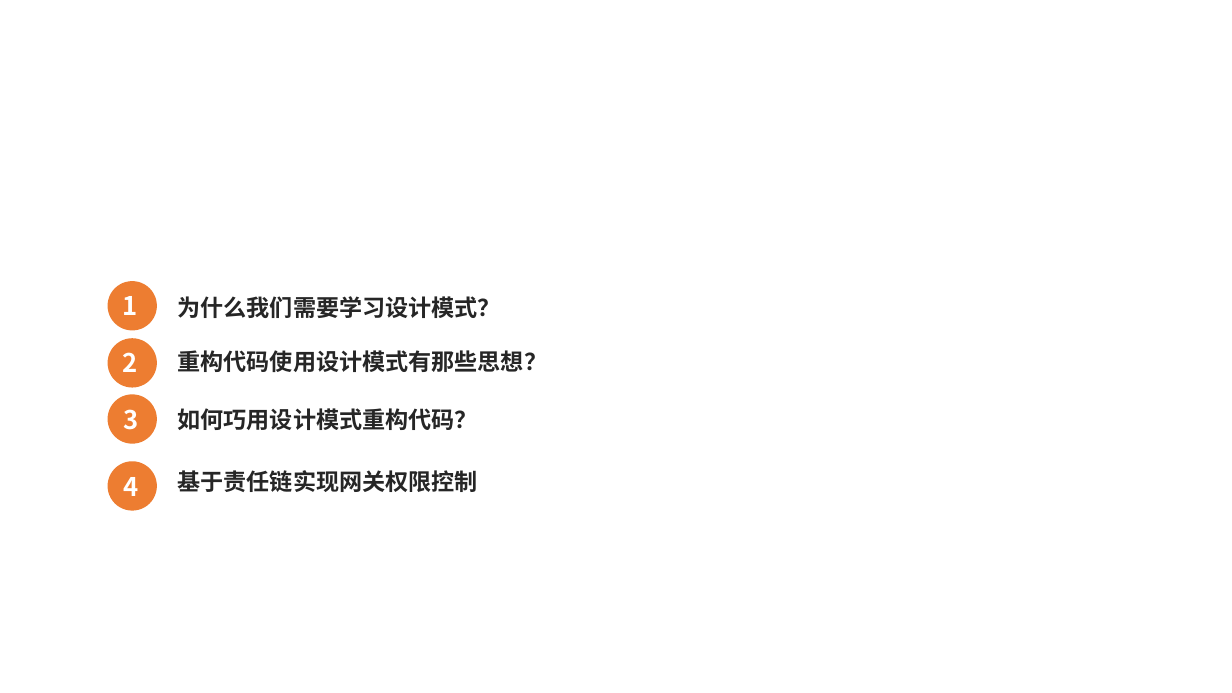
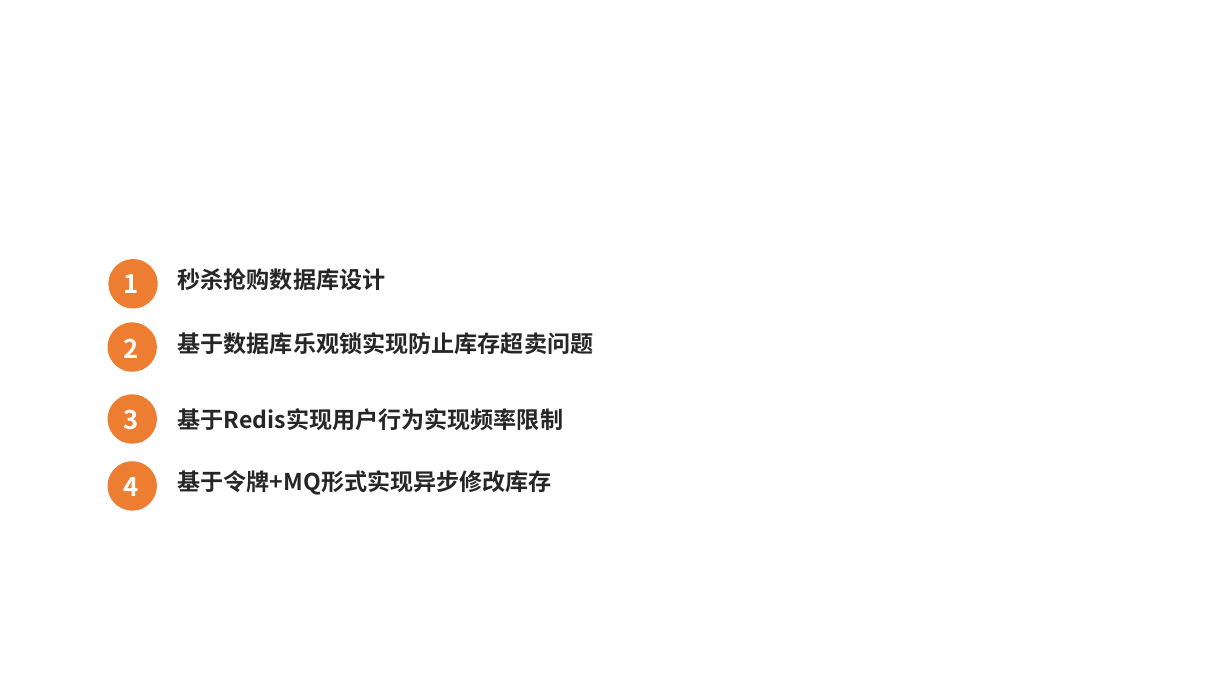
Before and after one commit to Aiden-Coding/java_learning, a slide deck: slide 3 of doc/Java实现秒杀抢购.pptx. Drawn at 1232x693 pixels with LibreOffice and Linux fonts; fonts in the diff are those of the drawing; background and template pictures are left out. Boxes give left, top, right and bottom in pixels: in the first picture for what was removed or moved away, otherwise in the second. Text is boxed around its words. In the diff, an @@ line names an element or a change of style, - is before the commit and + after.

```diff
--- a/doc/Java实现秒杀抢购.pptx
+++ b/doc/Java实现秒杀抢购.pptx
@@ ellipse: place and size @@
-ellipse at [107, 281, 156, 330]
+ellipse at [108, 259, 157, 308]
@@ text "1": place and size @@
-text "1" at [123, 296, 138, 315]
+text "1" at [124, 274, 139, 293]
@@ text at [178, 268, 386, 290]: text changed @@
-为什么我们需要学习设计模式？
+秒杀抢购数据库设计
@@ ellipse: place and size @@
-ellipse at [107, 338, 156, 387]
+ellipse at [107, 323, 156, 372]
@@ text "2": place and size @@
-text "2" at [123, 352, 138, 372]
+text "2" at [124, 338, 139, 358]
@@ text at [178, 332, 594, 354]: text changed @@
-重构代码使用设计模式有那些思想？
+基于数据库乐观锁实现防止库存超卖问题
@@ text at [178, 408, 564, 430]: text changed @@
-如何巧用设计模式重构代码？
+基于Redis实现用户行为实现频率限制
@@ text at [178, 470, 553, 495]: text changed @@
-基于责任链实现网关权限控制
+基于令牌+MQ形式实现异步修改库存
```
Also in this commit, not shown: 1 other slide changed, 16 other files.
